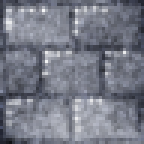
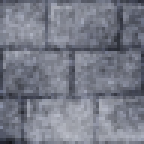
The second 144 x 144 image is a revision of the first. Changes to its layers:
added layer "Layer #4" (soft light) above "Layer #3" over (x1=0, y1=0, x2=144, y2=120)
added layer "Layer #3" (soft light) above "Layer #2" over (x1=0, y1=0, x2=144, y2=144)
hid "Layer #1" over (x1=3, y1=0, x2=132, y2=135)
hid "Layer", blend soft light → normal over (x1=0, y1=0, x2=144, y2=144)
